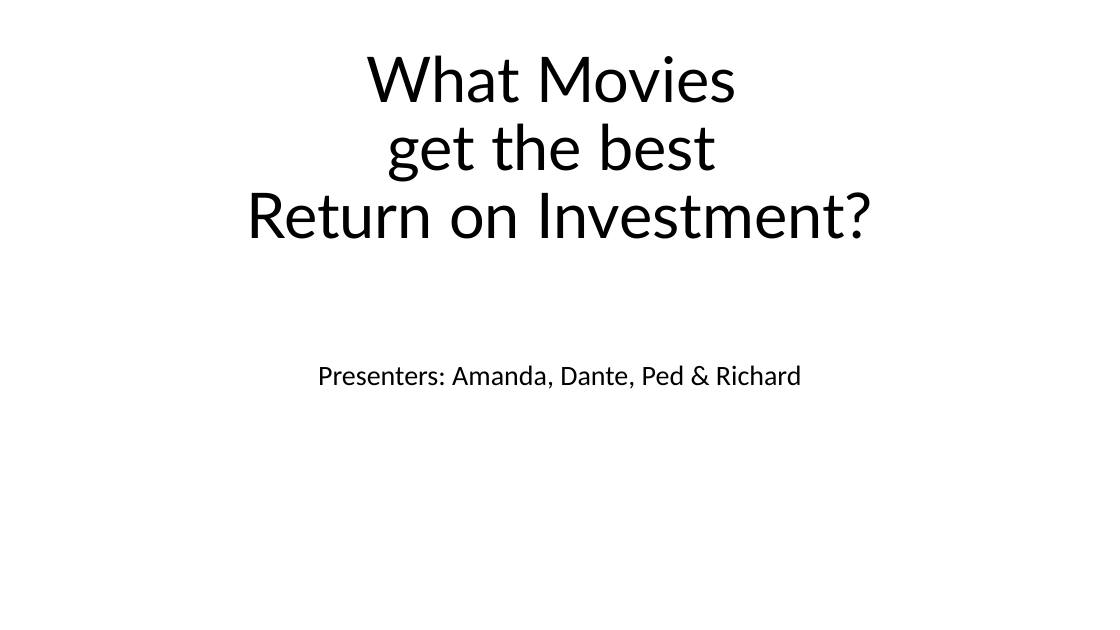
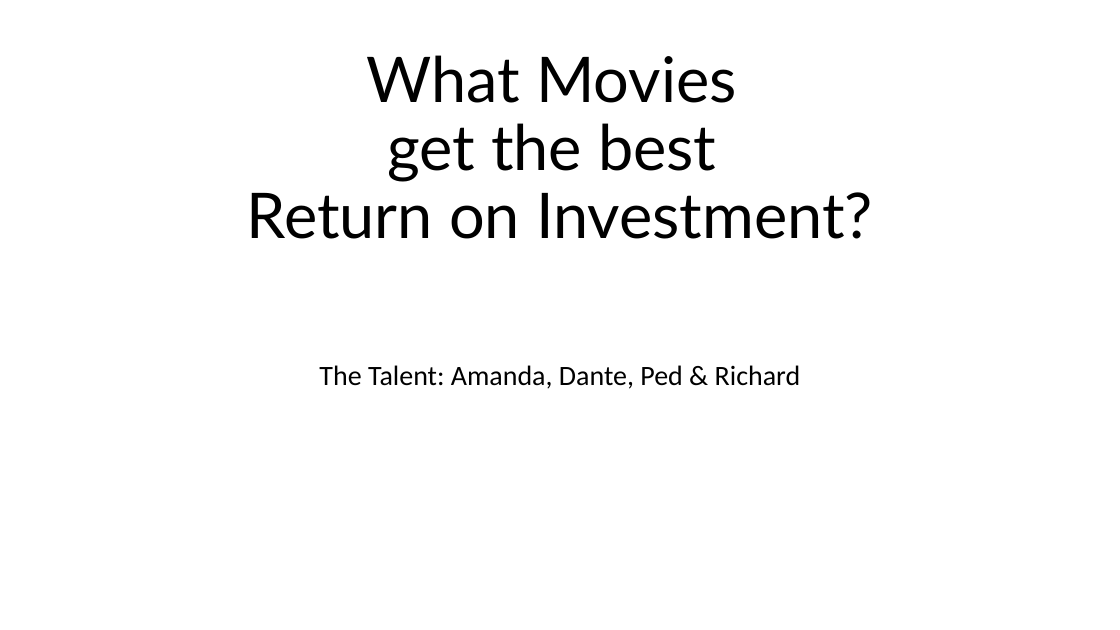
Before and after one commit to abelloma/project1, a slide deck: slide 1 of Project 1 Presentation.pptx. Drawn at 1120x630 pixels with LibreOffice and Linux fonts; fonts in the diff are those of the drawing; background and template pictures are left out. Boxes give left, top, right and bottom in pixels: in the first picture for what was removed or moved away, otherwise in the second. Text is boxed around its words. In the diff, an @@ line names an element or a change of style, - is before the commit and + after.

```diff
--- a/Project 1 Presentation.pptx
+++ b/Project 1 Presentation.pptx
@@ subtitle at (319, 365, 801, 389): text changed @@
-Presenters: Amanda, Dante, Ped & Richard
+The Talent: Amanda, Dante, Ped & Richard
```
Also in this commit, not shown: 6 other slides changed, 8 slides added, 3 other files.
